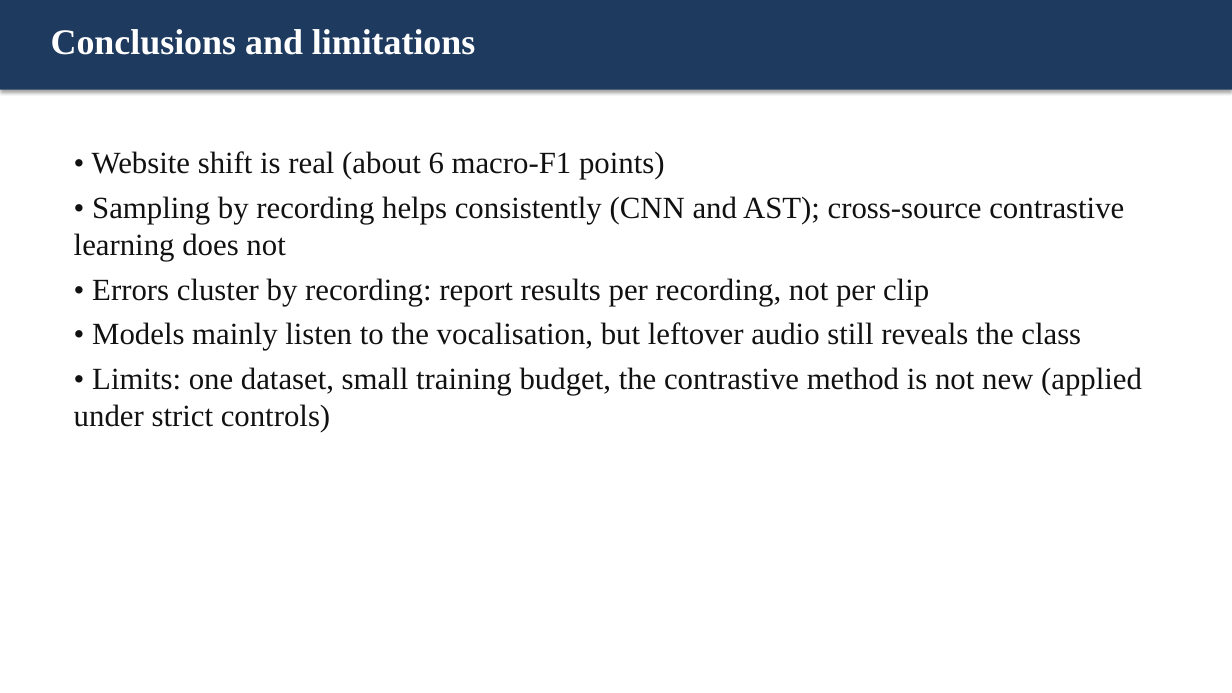
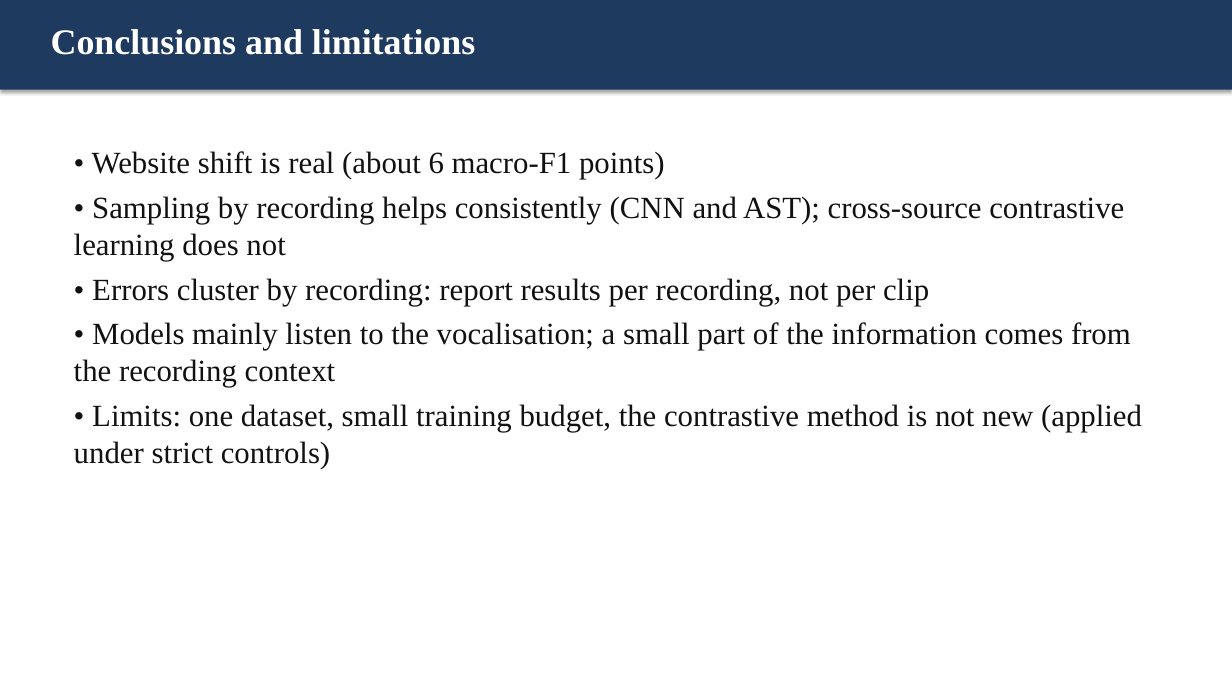
Before and after one commit to Harbani007/nonspeech7k-generalisation, a slide deck: slide 16 of report/presentation/Nonspeech7k_Presentation.pptx. Drawn at 1232x693 pixels with LibreOffice and Linux fonts; fonts in the diff are those of the drawing. Boxes give left, top, right and bottom in pixels: in the first picture for what was removed or moved away, otherwise in the second. Text is boxed around its words. In the diff, an @@ line names an element or a change of style, - is before the commit and + after.

```diff
--- a/report/presentation/Nonspeech7k_Presentation.pptx
+++ b/report/presentation/Nonspeech7k_Presentation.pptx
@@ text at <box>74,322,1131,387</box>: text changed @@
-• Models mainly listen to the vocalisation, but leftover audio still reveals the class
+• Models mainly listen to the vocalisation; a small part of the information comes from the recording context
```
Also in this commit, not shown: 1 other slide changed, 6 other files.
